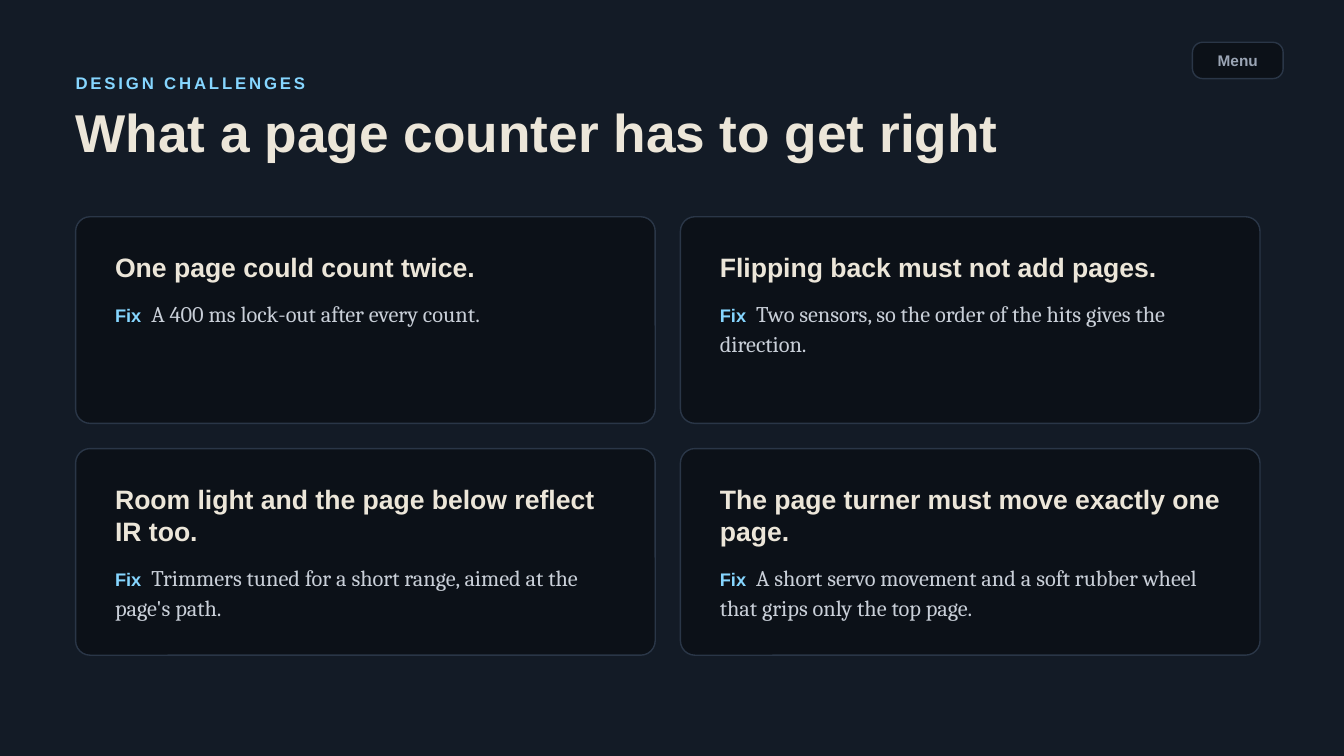
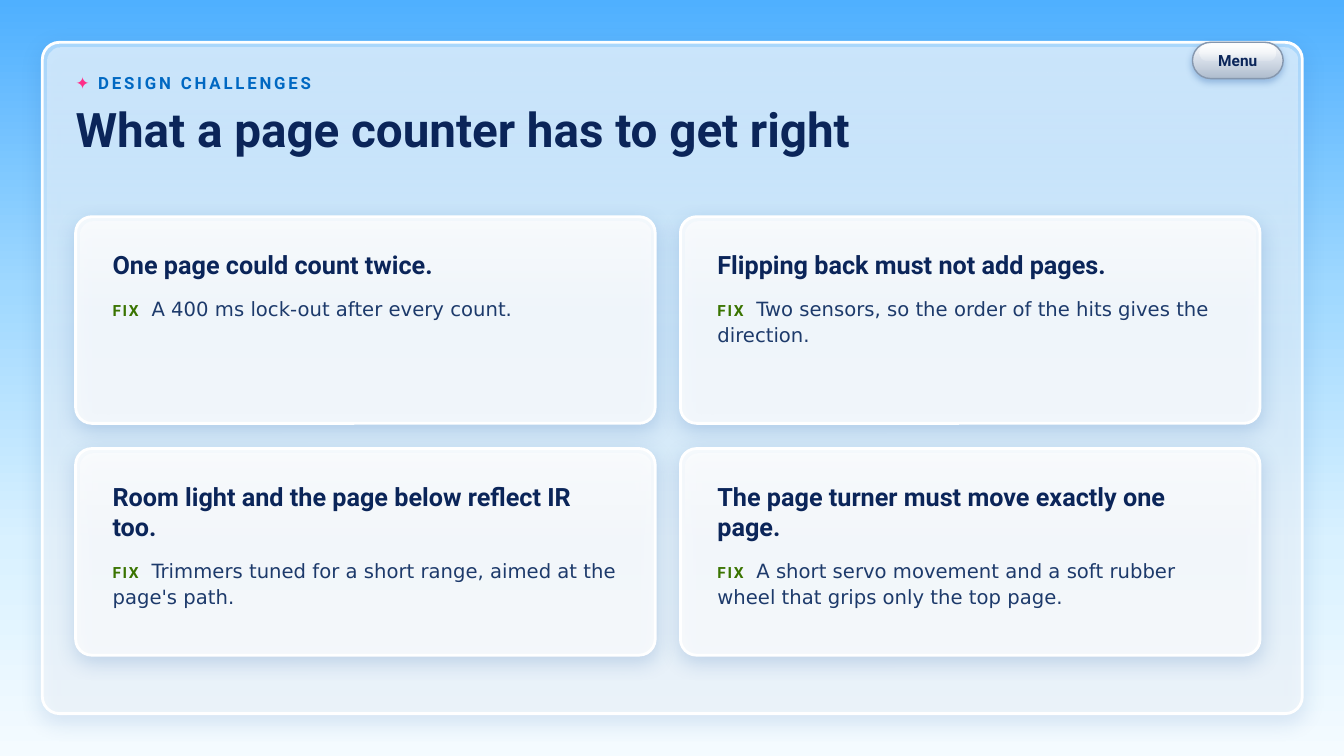
Before and after one commit to sharmaricha676-rgb/bookcounterppt, a slide deck: slide 38 of BookCounter-interactive.pptx (slide 37 before the commit). Drawn at 1344x756 pixels with LibreOffice and Linux fonts; fonts in the diff are those of the drawing. Boxes give left, top, right and bottom in pixels: in the first picture for what was removed or moved away, otherwise in the second. Text is boxed around its words. In the diff, an @@ line names an element or a change of style, - is before the commit and + after.

```diff
--- a/BookCounter-interactive.pptx
+++ b/BookCounter-interactive.pptx
@@ background #131B26 to gradient #4FB0FF to #9FD8FF to #D9F1FF to #F4FBFF @@
@@ rounded rectangle added at bbox=[42, 42, 1303, 714], fill #FFFFFF at 50% opacity, outline #9FB3C8 2 pt @@
@@ rounded rectangle added at bbox=[47, 47, 1298, 356], fill gradient #FFFFFF @@
@@ rounded rectangle "Menu" at bbox=[1193, 42, 1284, 79]: font Arial to Roboto, text colour #9BA5B5 to #0B2559; fill #0C1118 to none; outline #2A3647 1 pt to none; proportions changed @@
@@ rounded rectangle added at bbox=[1193, 42, 1284, 79], fill gradient #FFFFFF to #D5DDE8 to #AEBCCD, outline #8597AE 1 pt @@
@@ rounded rectangle added at bbox=[1200, 44, 1276, 60], fill gradient #FFFFFF @@
@@ text at bbox=[98, 77, 311, 89]: text changed; font Arial to Roboto; text colour #86D6FF to #0068C2 @@
-DESIGN CHALLENGES
+✦ DESIGN CHALLENGES
@@ text "What a page counter has ..." at bbox=[76, 111, 850, 157]: size 38 to 34 pt, font Arial to Roboto, text colour #ECE6D9 to #0B2559 @@
@@ rounded rectangle added at bbox=[76, 217, 655, 423], fill #FFFFFF at 82% opacity, outline #9FB3C8 2 pt @@
@@ rounded rectangle added at bbox=[81, 222, 650, 317], fill gradient #FFFFFF @@
@@ rounded rectangle added at bbox=[681, 217, 1260, 423], fill #FFFFFF at 82% opacity, outline #9FB3C8 2 pt @@
@@ rounded rectangle added at bbox=[686, 222, 1255, 317], fill gradient #FFFFFF @@
@@ text in rounded rectangle at bbox=[113, 255, 433, 280]: size 19 to 18 pt, font Arial to Roboto, text colour #ECE6D9 to #0B2559 in "One page could count twice." @@
@@ text in rounded rectangle at bbox=[717, 255, 1106, 280]: size 19 to 18 pt, font Arial to Roboto, text colour #ECE6D9 to #0B2559 in "Flipping back must not add pages." @@
@@ text in rounded rectangle at bbox=[113, 301, 512, 320]: text changed; size 16 to 14 pt; font Cambria to DejaVu Sans; text colour #C9CFD8 to #1D3A6B @@
-Fix A 400 ms lock-out after every count.
+FIX A 400 ms lock-out after every count.
@@ text in rounded rectangle at bbox=[717, 301, 1208, 343]: text changed; size 16 to 14 pt; font Cambria to DejaVu Sans; text colour #C9CFD8 to #1D3A6B @@
-Fix Two sensors, so the order of the hits gives the direction.
+FIX Two sensors, so the order of the hits gives the direction.
@@ rounded rectangle added at bbox=[76, 449, 655, 655], fill #FFFFFF at 82% opacity, outline #9FB3C8 2 pt @@
@@ fill #0C1118 to none; outline #2A3647 1 pt to none; proportions changed in 4 elements at bbox=[76, 217, 655, 423], bbox=[681, 217, 1260, 423], bbox=[76, 449, 655, 655], bbox=[681, 449, 1260, 655] @@
@@ rounded rectangle added at bbox=[681, 449, 1260, 655], fill #FFFFFF at 82% opacity, outline #9FB3C8 2 pt @@
@@ rounded rectangle added at bbox=[81, 454, 650, 548], fill gradient #FFFFFF @@
@@ rounded rectangle added at bbox=[686, 454, 1255, 548], fill gradient #FFFFFF @@
@@ text in rounded rectangle at bbox=[113, 487, 570, 537]: size 19 to 18 pt, font Arial to Roboto, text colour #ECE6D9 to #0B2559 in "Room light and the page below reflect ..." @@
@@ text in rounded rectangle at bbox=[717, 487, 1165, 542]: size 19 to 18 pt, font Arial to Roboto, text colour #ECE6D9 to #0B2559 in "The page turner must move exactly one ..." @@
@@ text in rounded rectangle at bbox=[113, 563, 615, 608]: text changed; size 16 to 14 pt; font Cambria to DejaVu Sans; text colour #C9CFD8 to #1D3A6B @@
-Fix Trimmers tuned for a short range, aimed at the page's path.
+FIX Trimmers tuned for a short range, aimed at the page's path.
@@ text in rounded rectangle at bbox=[717, 563, 1176, 608]: text changed; size 16 to 14 pt; font Cambria to DejaVu Sans; text colour #C9CFD8 to #1D3A6B @@
-Fix A short servo movement and a soft rubber wheel that grips only the top page.
+FIX A short servo movement and a soft rubber wheel that grips only the top page.
```
Also in this commit, not shown: 38 other slides changed, 1 slide added, 5 other files.
